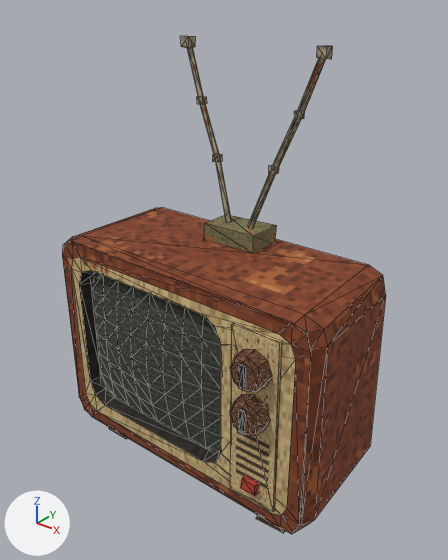
Two versions of the FBX model hukaton/Assets/OddityArt/Models/SM_OD02_OldTV.fbx, one commit apart.
One viewpoint serves both versions: a camera (50 mm lens) standing at (0.934, -1.203, 1.286) and looking at (-0.042, 0.017, 0.53). Lighting does not change. The marker at lower left points along +X, +Y and +Z. The older version comes first. Mesh edges are drawn as thin lines. Where no turn or scale is listed for an object, it has been applied to the vertices. Vertices at exactly the same position are counted once.

Script lines for the objects in view, before the commit:
```python
me_od02_body_001 = bpy.data.meshes.new('OD02_Body.001')
me_od02_body_001.from_pydata(...)  # 338 vertices, 544 faces; spans x -0.42..0.419, y -0.308..0.538, z -0.004..1.155
me_od02_body_001.materials.append(mat_m_od02_oldtv)  # picture img_t_oldtv_png
me_od02_screen_001 = bpy.data.meshes.new('OD02_Screen.001')
me_od02_screen_001.from_pydata(...)  # 63 vertices, 96 faces; spans x -0.32..0.15, y -0.255..-0.225, z 0.165..0.575
me_od02_screen_001.materials.append(mat_m_od02_screen)  # picture img_t_oldtv_static_png
ob_od02_body = bpy.data.objects.new('OD02_Body', me_od02_body_001)
ob_od02_body.location = (0.0, 0.0, 0.0)
ob_od02_screen = bpy.data.objects.new('OD02_Screen', me_od02_screen_001)
ob_od02_screen.location = (0.0, 0.0, 0.0)
```
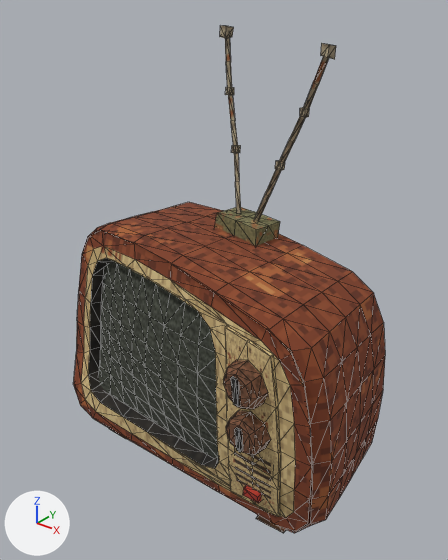
What differs and where, as boxes (x1, y1, x2, y2) in the pictures (448 x 560 px; the box of a moved part takes in the faces that stretch with it):
'OD02_Body', reshaped: before (62, 36, 386, 534); after (73, 25, 385, 533)
'OD02_Screen', reshaped (8% narrower, 9% taller): before (91, 272, 221, 452); after (99, 261, 219, 458)
part 1 of me_od02_body_001, moved or reshaped: before (239, 364, 246, 391); after (231, 376, 240, 407)
part 2 of me_od02_body_001, moved or reshaped: before (239, 409, 245, 434); after (235, 427, 242, 453)
part 3 of me_od02_body_001, rebuilt: before (62, 242, 311, 532); after (73, 231, 312, 531)
part 4 of me_od02_body_001, rebuilt: before (62, 208, 386, 534); after (76, 202, 385, 533)
part 5 of me_od02_body_001, rebuilt (mostly hidden): before (299, 328, 311, 428); after (280, 341, 311, 429)
part 6 of me_od02_body_001, rebuilt (61% narrower): before (188, 46, 231, 222); after (225, 37, 241, 214)
part 7 of me_od02_body_001, rebuilt: before (230, 323, 282, 511); after (225, 325, 280, 517)
part 8 of me_od02_body_001, deleted: before (180, 36, 333, 496)
part 9 of me_od02_body_001, built on: before (204, 58, 326, 253); after (215, 25, 336, 246)
part 10 of me_od02_body_001, built on (mostly hidden before): before (256, 498, 303, 533); after (223, 360, 286, 533)
part 11 of me_od02_body_001, moved or reshaped (mostly hidden): before (109, 427, 127, 439); after (109, 428, 127, 439)

What the commit changed:
me_od02_screen_001 is used by ob_od02_screen; location (0.0, 0.0, 0.0).
me_od02_screen_001 had 63 vertices, 96 faces and spanned x -0.32..0.15, y -0.255..-0.225, z 0.165..0.575.
me_od02_screen_001 now has 63 vertices, 96 faces and spans x -0.348..0.174, y -0.276..-0.181, z 0.165..0.607.
me_od02_screen_001 part 12: the whole mesh is rebuilt.
me_od02_body_001 is used by ob_od02_body; location (0.0, 0.0, 0.0).
me_od02_body_001 had 338 vertices, 544 faces and spanned x -0.42..0.419, y -0.308..0.538, z -0.004..1.155.
me_od02_body_001 now has 675 vertices, 1170 faces and spans x -0.473..0.471, y -0.365..0.538, z -0.004..1.182.
me_od02_body_001 part 1: the loose piece of 8 vertices spanning x 0.258..0.272, y -0.308..-0.296, z 0.479..0.541 is multiplied about its middle by the matrix ((1.085, 0.067, -0.086), (-0.068, 1.088, -0.009), (0.085, 0.014, 1.087)), then moved by (0.026, -0.057, 0.005).
me_od02_body_001 part 2: the loose piece of 8 vertices spanning x 0.258..0.271, y -0.308..-0.297, z 0.36..0.42 is multiplied about its middle by the matrix ((1.009, 0.031, -0.019), (-0.032, 1.009, -0.044), (0.018, 0.045, 1.009)), then moved by (0.032, -0.053, 0.0).
me_od02_body_001 part 3: the loose piece of 48 vertices spanning x -0.402..0.4, y -0.254..-0.22, z 0.068..0.651 is rebuilt with 123 vertices and now spans x -0.437..0.447, y -0.315..-0.179, z 0.068..0.695.
me_od02_body_001 part 4: the loose piece of 36 vertices spanning x -0.42..0.419, y -0.256..0.105, z 0.055..0.658 is rebuilt with 144 vertices and now spans x -0.473..0.471, y -0.316..0.164, z 0.05..0.705.
me_od02_body_001 part 5: the loose piece of 24 vertices spanning x -0.355..0.353, y 0.096..0.426, z 0.076..0.583 is rebuilt with 120 vertices and now spans x -0.406..0.377, y 0.043..0.459, z 0.076..0.596.
me_od02_body_001 part 6: the loose piece of 16 vertices spanning x -0.208..-0.026, y 0.021..0.079, z 0.697..1.143 is rebuilt with 28 vertices and now spans x -0.107..0.005, y 0.022..0.11, z 0.728..1.17.
me_od02_body_001 part 7: the loose piece of 8 vertices spanning x 0.199..0.331, y -0.261..-0.251, z 0.119..0.602 is rebuilt with 30 vertices and now spans x 0.208..0.371, y -0.32..-0.256, z 0.119..0.623.
me_od02_body_001 part 8: 9 loose pieces with 104 vertices, spanning x -0.215..0.313, y -0.3..0.084, z 0.152..1.155, are deleted.
me_od02_body_001 part 9: 24 vertices removed from x -0.081..0.208, y -0.023..0.083, z 0.647..1.143; 92 vertices added at x -0.115..0.258, y -0.04..0.118, z 0.67..1.182.
me_od02_body_001 part 10: 4 vertices removed from x 0.266..0.351, y -0.206..-0.132, z 0.076..0.081; 60 vertices added at x 0.243..0.357, y -0.358..-0.131, z 0.076..0.568.
me_od02_body_001 part 11: 4 vertices removed from x -0.352..-0.269, y -0.206..-0.132, z 0.078..0.083; 4 vertices added at x -0.382..-0.291, y -0.21..-0.133, z 0.078..0.083.
Other edits to the shape of me_od02_body_001 do not show in these pictures.
